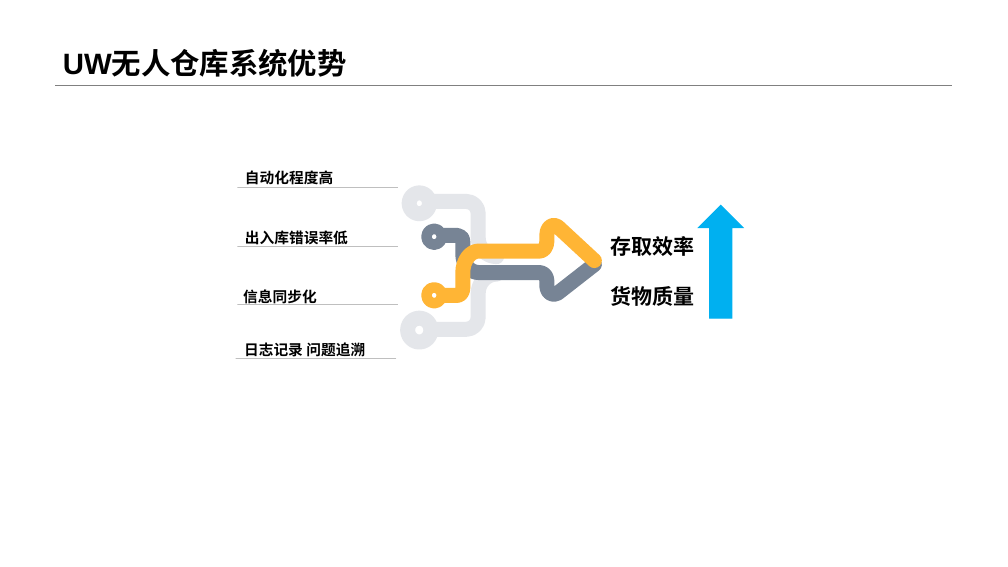
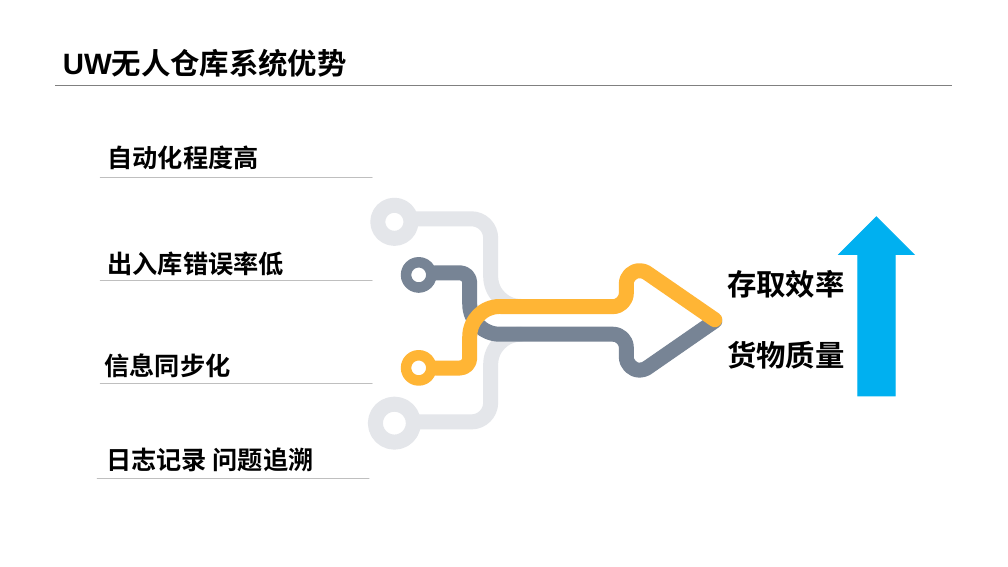
Before and after one commit to Samsuik686/UW, a slide deck: slide 9 of Document/产品发布/产品介绍/UW无人仓库宣传.pptx. Drawn at 1008x567 pixels with LibreOffice and Linux fonts; fonts in the diff are those of the drawing; background and template pictures are left out. Boxes give left, top, right and bottom in pixels: in the first picture for what was removed or moved away, otherwise in the second. Text is boxed around its words. In the diff, an @@ line names an element or a change of style, - is before the commit and + after.

```diff
--- a/Document/产品发布/产品介绍/UW无人仓库宣传.pptx
+++ b/Document/产品发布/产品介绍/UW无人仓库宣传.pptx
@@ text "自动化程度高": place and size @@
-text "自动化程度高" at bbox=[245, 170, 333, 184]
+text "自动化程度高" at bbox=[107, 145, 258, 170]
@@ line moved from (237, 187) - (398, 187) to (100, 178) - (373, 178) @@
@@ ellipse: place and size @@
-ellipse at bbox=[409, 193, 430, 214]
+ellipse at bbox=[378, 205, 411, 238]
@@ freeform shape: place and size @@
-freeform shape at bbox=[433, 202, 496, 257]
+freeform shape at bbox=[417, 219, 521, 307]
@@ text "存取效率": place and size @@
-text "存取效率" at bbox=[611, 236, 695, 309]
+text "存取效率" at bbox=[727, 270, 844, 369]
@@ text "存取效率" at bbox=[727, 270, 844, 369]: size 20 to 28 pt @@
@@ down arrow: place and size @@
-down arrow at bbox=[699, 206, 743, 318]
+down arrow at bbox=[839, 217, 914, 396]
@@ text "出入库错误率低": place and size @@
-text "出入库错误率低" at bbox=[245, 230, 348, 244]
+text "出入库错误率低" at bbox=[107, 251, 283, 281]
@@ ellipse: place and size @@
-ellipse at bbox=[426, 229, 442, 245]
+ellipse at bbox=[406, 262, 432, 287]
@@ line moved from (237, 246) - (398, 246) to (100, 281) - (373, 281) @@
@@ ellipse removed at bbox=[426, 287, 442, 303] @@
@@ freeform shape: place and size @@
-freeform shape at bbox=[445, 225, 595, 295]
+freeform shape at bbox=[435, 271, 715, 369]
@@ freeform shape: place and size @@
-freeform shape at bbox=[445, 235, 594, 294]
+freeform shape at bbox=[435, 273, 715, 371]
@@ text "信息同步化": place and size @@
-text "信息同步化" at bbox=[243, 287, 317, 306]
+text "信息同步化" at bbox=[104, 353, 230, 378]
@@ ellipse: place and size @@
-ellipse at bbox=[408, 318, 431, 343]
+ellipse at bbox=[406, 355, 432, 380]
@@ ellipse at bbox=[406, 355, 432, 380]: outline #E4E6EA 14.25 pt to #FFB535 10 pt @@
@@ freeform shape: place and size @@
-freeform shape at bbox=[431, 274, 497, 330]
+freeform shape at bbox=[414, 334, 521, 422]
@@ line moved from (237, 305) - (398, 305) to (100, 383) - (373, 383) @@
@@ ellipse added at bbox=[376, 405, 414, 442], outline #E4E6EA 14.25 pt @@
@@ size 14 to 24 pt in 4 elements at bbox=[107, 145, 258, 170], bbox=[107, 251, 283, 281], bbox=[104, 353, 230, 378], bbox=[106, 447, 314, 472] @@
@@ text "日志记录 问题追溯": place and size @@
-text "日志记录 问题追溯" at bbox=[244, 340, 365, 358]
+text "日志记录 问题追溯" at bbox=[106, 447, 314, 472]
@@ line moved from (236, 358) - (396, 358) to (97, 478) - (370, 478) @@
```
Also in this commit, not shown: 6 other slides changed.
